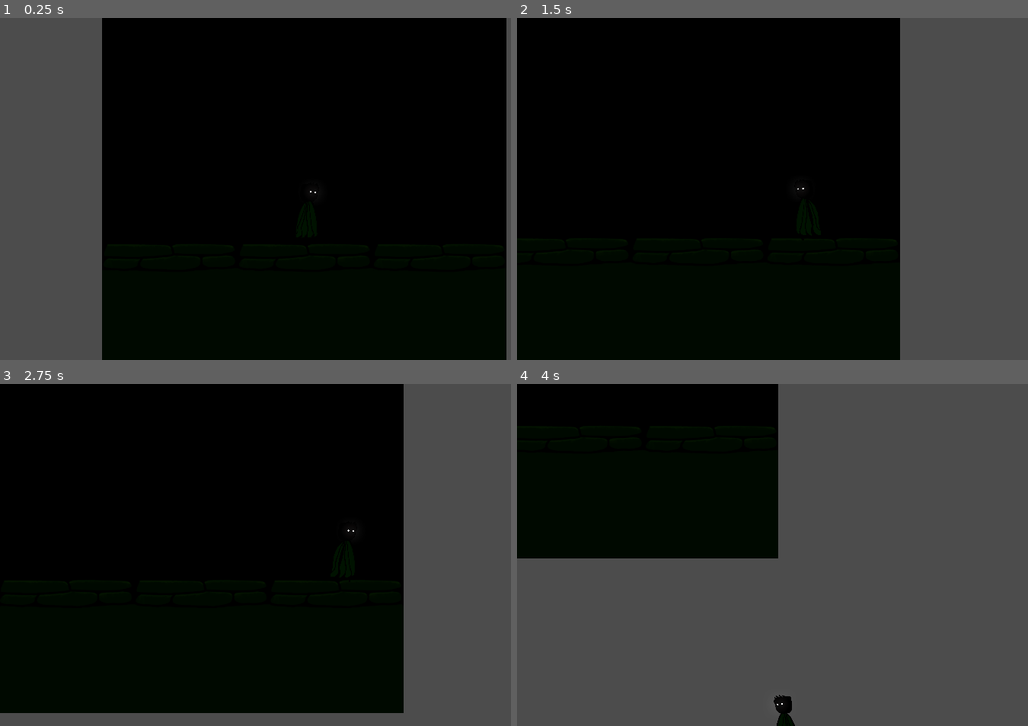
Above: before the commit, frames 1-4 (two rows, left to right).
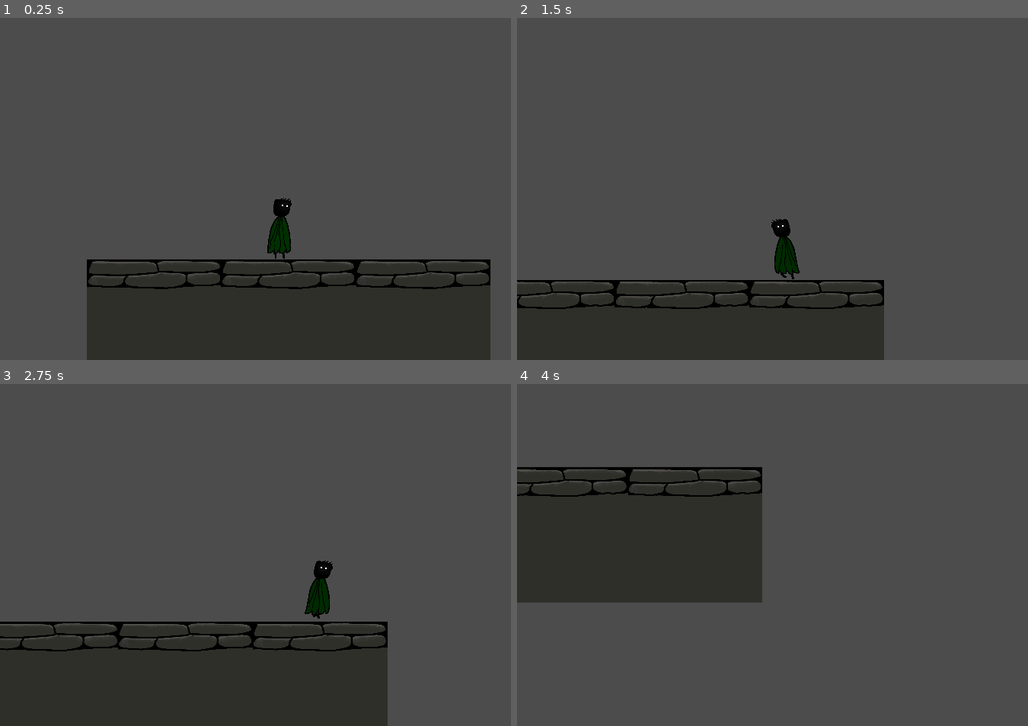
Above: after the commit, the same moments.

Repository: DimensionSquared/Game
Game: Godot game, scene res://Scenes/game.tscn
The game is run twice, just before and just after one commit, with the same random seed, the same clock (stepped at 60 frames per second) and the same inputs.
Inputs:
- Up to frame 1 (0.25 s): no input
- Up to frame 2 (1.5 s): hold Right (Move_right) 0.53-1.28 s; tap Space (Jump) at 0.77 s; hold Left (Move_left) from 1.28 s (still down)
- Up to frame 3 (2.75 s): tap Space (Jump) at 1.52 s; release Left (Move_left) at 2.03 s; hold Right (Move_right) from 2.03 s (still down)
- Up to frame 4 (4 s): tap Space (Jump) at 3.02, 3.77 s; release Right (Move_right) at 3.53 s; hold Left (Move_left) from 3.53 s (still down)

The runs differ from the first frame. In frame 1, 78% of the frame differs, in the area x 16-100%, y 0-100%; in frame 2, 73%; in frame 3, 77%; in frame 4, 31%.

Commit message:
Improved character colouring, idle anim, implemented randomly blinking eyes to character (eyes are sepprate sprite to char so coded movment for them when character flips and still have to code movment for when character runs), overhauled running animation.

Diff:
--- /dev/null
+++ b/Scenes/EyeBlink.gd
@@ -0,0 +1,26 @@
+extends AnimatedSprite3D
+
+
+
+func _process(_delta):
+	if Input.is_action_just_pressed("Move_left"):
+		flip_h = true
+		if flip_h == true:
+			position.x = -4.2
+
+	if Input.is_action_just_pressed("Move_right"):
+		flip_h = false
+		if flip_h == false:
+			position.x = -2.8
+
+func _on_animation_looped() -> void:
+	var rand = randi_range(0, 5)
+	if rand == 3:
+		print("sucess")
+		self.play("Blink")
+
+
+
+func _on_animation_finished():
+	print("done")
+	self.play("NoBlink")
--- a/Scenes/game.tscn
+++ b/Scenes/game.tscn
@@ -1,8 +1,9 @@
-[gd_scene load_steps=5 format=3 uid="uid://rwrgrgogyffm"]
+[gd_scene load_steps=6 format=3 uid="uid://rwrgrgogyffm"]
 
 [ext_resource type="PackedScene" uid="uid://y7yahejeiy3j" path="res://Scenes/player.tscn" id="1_ebmjs"]
+[ext_resource type="Texture2D" uid="uid://bb5eudmnig2uu" path="res://assets/Scene Assets/Tilesets/Test tilesets/Brick1.png" id="2_3dryh"]
 [ext_resource type="Texture2D" uid="uid://b38g1ot7e55qs" path="res://assets/Scene Assets/Tilesets/Test tilesets/BasicBrickroadtiles.png" id="2_qxrlw"]
-[ext_resource type="Script" uid="uid://b7aqh4olxsno5" path="res://Scripts/PlayerCamControll.gd" id="3_wrm1d"]
+[ext_resource type="Script" uid="uid://b7aqh4olxsno5" path="res://scripts/PlayerCamControll.gd" id="3_wrm1d"]
 
 [sub_resource type="BoxShape3D" id="BoxShape3D_wrm1d"]
 size = Vector3(59.5449, 12.3462, 44.1948)
@@ -10,7 +11,20 @@
 [node name="Node3D" type="Node3D"]
 
 [node name="Sprite3D" type="Sprite3D" parent="."]
+visible = false
 texture = ExtResource("2_qxrlw")
+
+[node name="Sprite3D2" type="Sprite3D" parent="."]
+transform = Transform3D(1, 0, 0, 0, 1, 0, 0, 0, 1, -2.31477, -20.405, 0.105831)
+texture = ExtResource("2_3dryh")
+
+[node name="Sprite3D3" type="Sprite3D" parent="."]
+transform = Transform3D(1, 0, 0, 0, 1, 0, 0, 0, 1, 17.6329, -20.405, 0.105831)
+texture = ExtResource("2_3dryh")
+
+[node name="Sprite3D4" type="Sprite3D" parent="."]
+transform = Transform3D(1, 0, 0, 0, 1, 0, 0, 0, 1, -22.1987, -20.405, 0.105831)
+texture = ExtResource("2_3dryh")
 
 [node name="StaticBody3D" type="StaticBody3D" parent="."]
 
--- a/Scenes/player.tscn
+++ b/Scenes/player.tscn
@@ -1,85 +1,153 @@
-[gd_scene load_steps=21 format=3 uid="uid://y7yahejeiy3j"]
-
-[ext_resource type="Script" uid="uid://c64ppj3qwbgig" path="res://Scripts/player.gd" id="1_cvnsp"]
-[ext_resource type="Texture2D" uid="uid://bttpl6upflpq3" path="res://assets/Characters/MainCharacter/Animations/Spritesheetidle1.png" id="1_v0iea"]
-[ext_resource type="Texture2D" uid="uid://1v4qrk0n2tbf" path="res://assets/Characters/MainCharacter/Animations/TestRunfinal.png" id="2_vgqql"]
-[ext_resource type="Script" uid="uid://dcdlvwrscb8vy" path="res://Scripts/CharacterSprite.gd" id="4_vgqql"]
+[gd_scene load_steps=82 format=3 uid="uid://y7yahejeiy3j"]
+
+[ext_resource type="Script" uid="uid://c64ppj3qwbgig" path="res://scripts/player.gd" id="1_cvnsp"]
+[ext_resource type="Texture2D" uid="uid://bdauwly0cvyxc" path="res://assets/Characters/MainCharacter/Animations/RunVer/FinalV2.png" id="2_8erm5"]
+[ext_resource type="Texture2D" uid="uid://dewymgxh0dgqh" path="res://assets/Characters/MainCharacter/Animations/Idle ver/CharidleFinal.png" id="3_f1ek2"]
+[ext_resource type="Script" uid="uid://dcdlvwrscb8vy" path="res://scripts/CharacterSprite.gd" id="4_vgqql"]
+[ext_resource type="Texture2D" uid="uid://yhs5kw18ss5h" path="res://assets/Characters/MainCharacter/Animations/Eye-BlinkVer/FixedBlink.png" id="5_x3wgy"]
+[ext_resource type="Script" uid="uid://bg8aacj1ekxq4" path="res://Scenes/EyeBlink.gd" id="6_3smsa"]
+[ext_resource type="Texture2D" uid="uid://dtkplqtlf4inx" path="res://assets/Characters/MainCharacter/Animations/Eye-BlinkVer/Eye-blinkFinished.png" id="6_f1ek2"]
+[ext_resource type="Texture2D" uid="uid://d3ljyh7aon3aa" path="res://assets/Characters/MainCharacter/Animations/Eye-BlinkVer/Eye-IdleFinal.png" id="8_tx1dd"]
 
 [sub_resource type="BoxShape3D" id="BoxShape3D_v0iea"]
 size = Vector3(1.19324, 9.18967, 0.962402)
 
-[sub_resource type="AtlasTexture" id="AtlasTexture_fkybt"]
-atlas = ExtResource("2_vgqql")
+[sub_resource type="AtlasTexture" id="AtlasTexture_f1ek2"]
+atlas = ExtResource("2_8erm5")
+region = Rect2(2000, 0, 2000, 2000)
+
+[sub_resource type="AtlasTexture" id="AtlasTexture_tx1dd"]
+atlas = ExtResource("2_8erm5")
+region = Rect2(0, 2000, 2000, 2000)
+
+[sub_resource type="AtlasTexture" id="AtlasTexture_gymyn"]
+atlas = ExtResource("2_8erm5")
+region = Rect2(2000, 2000, 2000, 2000)
+
+[sub_resource type="AtlasTexture" id="AtlasTexture_pu2lt"]
+atlas = ExtResource("2_8erm5")
+region = Rect2(0, 4000, 2000, 2000)
+
+[sub_resource type="AtlasTexture" id="AtlasTexture_ukyrk"]
+atlas = ExtResource("2_8erm5")
+region = Rect2(2000, 4000, 2000, 2000)
+
+[sub_resource type="AtlasTexture" id="AtlasTexture_7dp3o"]
+atlas = ExtResource("2_8erm5")
+region = Rect2(0, 6000, 2000, 2000)
+
+[sub_resource type="AtlasTexture" id="AtlasTexture_n1x1j"]
+atlas = ExtResource("2_8erm5")
+region = Rect2(2000, 6000, 2000, 2000)
+
+[sub_resource type="AtlasTexture" id="AtlasTexture_c8b32"]
+atlas = ExtResource("2_8erm5")
+region = Rect2(0, 8000, 2000, 2000)
+
+[sub_resource type="AtlasTexture" id="AtlasTexture_nj1g2"]
+atlas = ExtResource("2_8erm5")
+region = Rect2(2000, 8000, 2000, 2000)
+
+[sub_resource type="AtlasTexture" id="AtlasTexture_usbl8"]
+atlas = ExtResource("2_8erm5")
+region = Rect2(0, 10000, 2000, 2000)
+
+[sub_resource type="AtlasTexture" id="AtlasTexture_dtg1u"]
+atlas = ExtResource("2_8erm5")
+region = Rect2(2000, 10000, 2000, 2000)
+
+[sub_resource type="AtlasTexture" id="AtlasTexture_nuaet"]
+atlas = ExtResource("2_8erm5")
+region = Rect2(0, 12000, 2000, 2000)
+
+[sub_resource type="AtlasTexture" id="AtlasTexture_bqbau"]
+atlas = ExtResource("2_8erm5")
 region = Rect2(0, 0, 2000, 2000)
 
-[sub_resource type="AtlasTexture" id="AtlasTexture_x3wgy"]
-atlas = ExtResource("2_vgqql")
+[sub_resource type="AtlasTexture" id="AtlasTexture_f5f5t"]
+atlas = ExtResource("2_8erm5")
 region = Rect2(2000, 0, 2000, 2000)
 
-[sub_resource type="AtlasTexture" id="AtlasTexture_3smsa"]
-atlas = ExtResource("2_vgqql")
+[sub_resource type="AtlasTexture" id="AtlasTexture_qvbpb"]
+atlas = ExtResource("2_8erm5")
 region = Rect2(0, 2000, 2000, 2000)
 
-[sub_resource type="AtlasTexture" id="AtlasTexture_8erm5"]
-atlas = ExtResource("2_vgqql")
+[sub_resource type="AtlasTexture" id="AtlasTexture_sscpr"]
+atlas = ExtResource("2_8erm5")
 region = Rect2(2000, 2000, 2000, 2000)
 
-[sub_resource type="AtlasTexture" id="AtlasTexture_f1ek2"]
-atlas = ExtResource("2_vgqql")
+[sub_resource type="AtlasTexture" id="AtlasTexture_by7i4"]
+atlas = ExtResource("2_8erm5")
 region = Rect2(0, 4000, 2000, 2000)
 
-[sub_resource type="AtlasTexture" id="AtlasTexture_tx1dd"]
-atlas = ExtResource("2_vgqql")
+[sub_resource type="AtlasTexture" id="AtlasTexture_3uvy8"]
+atlas = ExtResource("2_8erm5")
 region = Rect2(2000, 4000, 2000, 2000)
 
-[sub_resource type="AtlasTexture" id="AtlasTexture_gymyn"]
-atlas = ExtResource("2_vgqql")
+[sub_resource type="AtlasTexture" id="AtlasTexture_ss172"]
+atlas = ExtResource("2_8erm5")
 region = Rect2(0, 6000, 2000, 2000)
 
-[sub_resource type="AtlasTexture" id="AtlasTexture_pu2lt"]
-atlas = ExtResource("2_vgqql")
+[sub_resource type="AtlasTexture" id="AtlasTexture_jmelf"]
+atlas = ExtResource("2_8erm5")
 region = Rect2(2000, 6000, 2000, 2000)
 
-[sub_resource type="AtlasTexture" id="AtlasTexture_ukyrk"]
-atlas = ExtResource("2_vgqql")
+[sub_resource type="AtlasTexture" id="AtlasTexture_bjdqd"]
+atlas = ExtResource("2_8erm5")
 region = Rect2(0, 8000, 2000, 2000)
 
-[sub_resource type="AtlasTexture" id="AtlasTexture_7dp3o"]
-atlas = ExtResource("2_vgqql")
+[sub_resource type="AtlasTexture" id="AtlasTexture_feq18"]
+atlas = ExtResource("2_8erm5")
 region = Rect2(2000, 8000, 2000, 2000)
 
-[sub_resource type="AtlasTexture" id="AtlasTexture_v0iea"]
-atlas = ExtResource("1_v0iea")
+[sub_resource type="AtlasTexture" id="AtlasTexture_wcnj3"]
+atlas = ExtResource("2_8erm5")
+region = Rect2(0, 10000, 2000, 2000)
+
+[sub_resource type="AtlasTexture" id="AtlasTexture_jsob3"]
+atlas = ExtResource("2_8erm5")
+region = Rect2(2000, 10000, 2000, 2000)
+
+[sub_resource type="AtlasTexture" id="AtlasTexture_pg0gw"]
+atlas = ExtResource("2_8erm5")
+region = Rect2(0, 12000, 2000, 2000)
+
+[sub_resource type="AtlasTexture" id="AtlasTexture_yh6i2"]
+atlas = ExtResource("3_f1ek2")
 region = Rect2(0, 0, 2000, 2000)
 
-[sub_resource type="AtlasTexture" id="AtlasTexture_cvnsp"]
-atlas = ExtResource("1_v0iea")
+[sub_resource type="AtlasTexture" id="AtlasTexture_nv4vc"]
+atlas = ExtResource("3_f1ek2")
 region = Rect2(2000, 0, 2000, 2000)
 
-[sub_resource type="AtlasTexture" id="AtlasTexture_6t5aa"]
-atlas = ExtResource("1_v0iea")
+[sub_resource type="AtlasTexture" id="AtlasTexture_8gxox"]
+atlas = ExtResource("3_f1ek2")
 region = Rect2(0, 2000, 2000, 2000)
 
-[sub_resource type="AtlasTexture" id="AtlasTexture_vgqql"]
-atlas = ExtResource("1_v0iea")
+[sub_resource type="AtlasTexture" id="AtlasTexture_11gg7"]
+atlas = ExtResource("3_f1ek2")
 region = Rect2(2000, 2000, 2000, 2000)
+
+[sub_resource type="AtlasTexture" id="AtlasTexture_qpa8y"]
+atlas = ExtResource("3_f1ek2")
+region = Rect2(0, 4000, 2000, 2000)
+
+[sub_resource type="AtlasTexture" id="AtlasTexture_sbwqj"]
+atlas = ExtResource("3_f1ek2")
+region = Rect2(2000, 4000, 2000, 2000)
+
+[sub_resource type="AtlasTexture" id="AtlasTexture_xwi16"]
+atlas = ExtResource("3_f1ek2")
+region = Rect2(0, 6000, 2000, 2000)
+
+[sub_resource type="AtlasTexture" id="AtlasTexture_sweqm"]
+atlas = ExtResource("3_f1ek2")
+region = Rect2(2000, 6000, 2000, 2000)
 
 [sub_resource type="SpriteFrames" id="SpriteFrames_fkybt"]
 animations = [{
 "frames": [{
 "duration": 1.0,
-"texture": SubResource("AtlasTexture_fkybt")
-}, {
-"duration": 1.0,
-"texture": SubResource("AtlasTexture_x3wgy")
-}, {
-"duration": 1.0,
-"texture": SubResource("AtlasTexture_3smsa")
-}, {
-"duration": 1.0,
-"texture": SubResource("AtlasTexture_8erm5")
-}, {
-"duration": 1.0,
 "texture": SubResource("AtlasTexture_f1ek2")
 }, {
 "duration": 1.0,
@@ -96,40 +164,403 @@
 }, {
 "duration": 1.0,
 "texture": SubResource("AtlasTexture_7dp3o")
+}, {
+"duration": 1.0,
+"texture": SubResource("AtlasTexture_n1x1j")
+}, {
+"duration": 1.0,
+"texture": SubResource("AtlasTexture_c8b32")
+}, {
+"duration": 1.0,
+"texture": SubResource("AtlasTexture_nj1g2")
+}, {
+"duration": 1.0,
+"texture": SubResource("AtlasTexture_usbl8")
+}, {
+"duration": 1.0,
+"texture": SubResource("AtlasTexture_dtg1u")
+}, {
+"duration": 1.0,
+"texture": SubResource("AtlasTexture_nuaet")
 }],
 "loop": true,
 "name": &"Run",
-"speed": 15.0
+"speed": 12.0
 }, {
 "frames": [{
 "duration": 1.0,
-"texture": SubResource("AtlasTexture_v0iea")
-}, {
-"duration": 1.0,
-"texture": SubResource("AtlasTexture_cvnsp")
-}, {
-"duration": 1.0,
-"texture": SubResource("AtlasTexture_6t5aa")
-}, {
-"duration": 1.0,
-"texture": SubResource("AtlasTexture_vgqql")
+"texture": SubResource("AtlasTexture_bqbau")
+}, {
+"duration": 1.0,
+"texture": SubResource("AtlasTexture_f5f5t")
+}, {
+"duration": 1.0,
+"texture": SubResource("AtlasTexture_qvbpb")
+}, {
+"duration": 1.0,
+"texture": SubResource("AtlasTexture_sscpr")
+}, {
+"duration": 1.0,
+"texture": SubResource("AtlasTexture_by7i4")
+}, {
+"duration": 1.0,
+"texture": SubResource("AtlasTexture_3uvy8")
+}, {
+"duration": 1.0,
+"texture": SubResource("AtlasTexture_ss172")
+}, {
+"duration": 1.0,
+"texture": SubResource("AtlasTexture_jmelf")
+}, {
+"duration": 1.0,
+"texture": SubResource("AtlasTexture_bjdqd")
+}, {
+"duration": 1.0,
+"texture": SubResource("AtlasTexture_feq18")
+}, {
+"duration": 1.0,
+"texture": SubResource("AtlasTexture_wcnj3")
+}, {
+"duration": 1.0,
+"texture": SubResource("AtlasTexture_jsob3")
+}, {
+"duration": 1.0,
+"texture": SubResource("AtlasTexture_pg0gw")
+}],
+"loop": true,
+"name": &"Run-Start",
+"speed": 13.0
+}, {
+"frames": [{
+"duration": 1.0,
+"texture": SubResource("AtlasTexture_yh6i2")
+}, {
+"duration": 1.0,
+"texture": SubResource("AtlasTexture_nv4vc")
+}, {
+"duration": 1.0,
+"texture": SubResource("AtlasTexture_8gxox")
+}, {
+"duration": 1.0,
+"texture": SubResource("AtlasTexture_11gg7")
+}, {
+"duration": 1.0,
+"texture": SubResource("AtlasTexture_qpa8y")
+}, {
+"duration": 1.0,
+"texture": SubResource("AtlasTexture_sbwqj")
+}, {
+"duration": 1.0,
+"texture": SubResource("AtlasTexture_xwi16")
+}, {
+"duration": 1.0,
+"texture": SubResource("AtlasTexture_sweqm")
 }],
 "loop": true,
 "name": &"default",
 "speed": 5.0
 }]
 
+[sub_resource type="AtlasTexture" id="AtlasTexture_y6uwr"]
+atlas = ExtResource("6_f1ek2")
+region = Rect2(0, 0, 400, 400)
+
+[sub_resource type="AtlasTexture" id="AtlasTexture_83xs0"]
+atlas = ExtResource("6_f1ek2")
+region = Rect2(400, 0, 400, 400)
+
+[sub_resource type="AtlasTexture" id="AtlasTexture_ypfnu"]
+atlas = ExtResource("6_f1ek2")
+region = Rect2(0, 400, 400, 400)
+
+[sub_resource type="AtlasTexture" id="AtlasTexture_xuaoq"]
+atlas = ExtResource("6_f1ek2")
+region = Rect2(400, 400, 400, 400)
+
+[sub_resource type="AtlasTexture" id="AtlasTexture_wohnl"]
+atlas = ExtResource("6_f1ek2")
+region = Rect2(0, 800, 400, 400)
+
+[sub_resource type="AtlasTexture" id="AtlasTexture_36dho"]
+atlas = ExtResource("6_f1ek2")
+region = Rect2(400, 800, 400, 400)
+
+[sub_resource type="AtlasTexture" id="AtlasTexture_ph33w"]
+atlas = ExtResource("6_f1ek2")
+region = Rect2(0, 1200, 400, 400)
+
+[sub_resource type="AtlasTexture" id="AtlasTexture_7ldla"]
+atlas = ExtResource("6_f1ek2")
+region = Rect2(400, 1200, 400, 400)
+
+[sub_resource type="AtlasTexture" id="AtlasTexture_r7t2e"]
+atlas = ExtResource("6_f1ek2")
+region = Rect2(0, 1600, 400, 400)
+
+[sub_resource type="AtlasTexture" id="AtlasTexture_nmr2m"]
+atlas = ExtResource("6_f1ek2")
+region = Rect2(400, 1600, 400, 400)
+
+[sub_resource type="AtlasTexture" id="AtlasTexture_ax3m3"]
+atlas = ExtResource("6_f1ek2")
+region = Rect2(0, 2000, 400, 400)
+
+[sub_resource type="AtlasTexture" id="AtlasTexture_3vlem"]
+atlas = ExtResource("6_f1ek2")
+region = Rect2(400, 2000, 400, 400)
+
+[sub_resource type="AtlasTexture" id="AtlasTexture_8eeqe"]
+atlas = ExtResource("6_f1ek2")
+region = Rect2(0, 2400, 400, 400)
+
+[sub_resource type="AtlasTexture" id="AtlasTexture_5x828"]
+atlas = ExtResource("6_f1ek2")
+region = Rect2(400, 2400, 400, 400)
+
+[sub_resource type="AtlasTexture" id="AtlasTexture_c1k8q"]
+atlas = ExtResource("6_f1ek2")
+region = Rect2(0, 2800, 400, 400)
+
+[sub_resource type="AtlasTexture" id="AtlasTexture_e6mvm"]
+atlas = ExtResource("6_f1ek2")
+region = Rect2(400, 2800, 400, 400)
+
+[sub_resource type="AtlasTexture" id="AtlasTexture_h4iuc"]
+atlas = ExtResource("5_x3wgy")
+region = Rect2(0, 0, 400, 400)
+
+[sub_resource type="AtlasTexture" id="AtlasTexture_fd4e3"]
+atlas = ExtResource("5_x3wgy")
+region = Rect2(400, 0, 400, 400)
+
+[sub_resource type="AtlasTexture" id="AtlasTexture_qqcod"]
+atlas = ExtResource("5_x3wgy")
+region = Rect2(0, 400, 400, 400)
+
+[sub_resource type="AtlasTexture" id="AtlasTexture_igrcy"]
+atlas = ExtResource("5_x3wgy")
+region = Rect2(400, 400, 400, 400)
+
+[sub_resource type="AtlasTexture" id="AtlasTexture_fs7ks"]
+atlas = ExtResource("5_x3wgy")
+region = Rect2(0, 800, 400, 400)
+
+[sub_resource type="AtlasTexture" id="AtlasTexture_l6n3p"]
+atlas = ExtResource("5_x3wgy")
+region = Rect2(400, 800, 400, 400)
+
+[sub_resource type="AtlasTexture" id="AtlasTexture_olqyp"]
+atlas = ExtResource("5_x3wgy")
+region = Rect2(0, 1200, 400, 400)
+
+[sub_resource type="AtlasTexture" id="AtlasTexture_wpjfl"]
+atlas = ExtResource("5_x3wgy")
+region = Rect2(400, 1200, 400, 400)
+
+[sub_resource type="AtlasTexture" id="AtlasTexture_bi64h"]
+atlas = ExtResource("5_x3wgy")
+region = Rect2(0, 1600, 400, 400)
+
+[sub_resource type="AtlasTexture" id="AtlasTexture_2ijsl"]
+atlas = ExtResource("5_x3wgy")
+region = Rect2(400, 1600, 400, 400)
+
+[sub_resource type="AtlasTexture" id="AtlasTexture_p1odr"]
+atlas = ExtResource("5_x3wgy")
+region = Rect2(0, 2000, 400, 400)
+
+[sub_resource type="AtlasTexture" id="AtlasTexture_0gysh"]
+atlas = ExtResource("5_x3wgy")
+region = Rect2(400, 2000, 400, 400)
+
+[sub_resource type="AtlasTexture" id="AtlasTexture_vfarp"]
+atlas = ExtResource("5_x3wgy")
+region = Rect2(0, 2400, 400, 400)
+
+[sub_resource type="AtlasTexture" id="AtlasTexture_57lvd"]
+atlas = ExtResource("8_tx1dd")
+region = Rect2(0, 0, 400, 400)
+
+[sub_resource type="AtlasTexture" id="AtlasTexture_ie7r7"]
+atlas = ExtResource("8_tx1dd")
+region = Rect2(400, 0, 400, 400)
+
+[sub_resource type="AtlasTexture" id="AtlasTexture_vq3lt"]
+atlas = ExtResource("8_tx1dd")
+region = Rect2(0, 400, 400, 400)
+
+[sub_resource type="AtlasTexture" id="AtlasTexture_pukcj"]
+atlas = ExtResource("8_tx1dd")
+region = Rect2(400, 400, 400, 400)
+
+[sub_resource type="AtlasTexture" id="AtlasTexture_1htnp"]
+atlas = ExtResource("8_tx1dd")
+region = Rect2(0, 800, 400, 400)
+
+[sub_resource type="AtlasTexture" id="AtlasTexture_m376e"]
+atlas = ExtResource("8_tx1dd")
+region = Rect2(400, 800, 400, 400)
+
+[sub_resource type="AtlasTexture" id="AtlasTexture_6b312"]
+atlas = ExtResource("8_tx1dd")
+region = Rect2(0, 1200, 400, 400)
+
+[sub_resource type="AtlasTexture" id="AtlasTexture_lisdf"]
+atlas = ExtResource("8_tx1dd")
+region = Rect2(400, 1200, 400, 400)
+
+[sub_resource type="SpriteFrames" id="SpriteFrames_nv4vc"]
+animations = [{
+"frames": [{
+"duration": 1.0,
+"texture": SubResource("AtlasTexture_y6uwr")
+}, {
+"duration": 1.0,
+"texture": SubResource("AtlasTexture_83xs0")
+}, {
+"duration": 1.0,
+"texture": SubResource("AtlasTexture_ypfnu")
+}, {
+"duration": 1.0,
+"texture": SubResource("AtlasTexture_xuaoq")
+}, {
+"duration": 1.0,
+"texture": SubResource("AtlasTexture_wohnl")
+}, {
+"duration": 1.0,
+"texture": SubResource("AtlasTexture_36dho")
+}, {
+"duration": 1.0,
+"texture": SubResource("AtlasTexture_ph33w")
+}, {
+"duration": 1.0,
+"texture": SubResource("AtlasTexture_7ldla")
+}, {
+"duration": 1.0,
+"texture": SubResource("AtlasTexture_r7t2e")
+}, {
+"duration": 1.0,
+"texture": SubResource("AtlasTexture_nmr2m")
+}, {
+"duration": 1.0,
+"texture": SubResource("AtlasTexture_ax3m3")
+}, {
+"duration": 1.0,
+"texture": SubResource("AtlasTexture_3vlem")
+}, {
+"duration": 1.0,
+"texture": SubResource("AtlasTexture_8eeqe")
+}, {
+"duration": 1.0,
+"texture": SubResource("AtlasTexture_5x828")
+}, {
+"duration": 1.0,
+"texture": SubResource("AtlasTexture_c1k8q")
+}, {
+"duration": 1.0,
+"texture": SubResource("AtlasTexture_e6mvm")
+}],
+"loop": false,
+"name": &"Blink",
+"speed": 5.0
+}, {
+"frames": [{
+"duration": 1.0,
+"texture": SubResource("AtlasTexture_h4iuc")
+}, {
+"duration": 1.0,
+"texture": SubResource("AtlasTexture_fd4e3")
+}, {
+"duration": 1.0,
+"texture": SubResource("AtlasTexture_qqcod")
+}, {
+"duration": 1.0,
+"texture": SubResource("AtlasTexture_igrcy")
+}, {
+"duration": 1.0,
+"texture": SubResource("AtlasTexture_fs7ks")
+}, {
+"duration": 1.0,
+"texture": SubResource("AtlasTexture_l6n3p")
+}, {
+"duration": 1.0,
+"texture": SubResource("AtlasTexture_olqyp")
+}, {
+"duration": 1.0,
+"texture": SubResource("AtlasTexture_wpjfl")
+}, {
+"duration": 1.0,
+"texture": SubResource("AtlasTexture_bi64h")
+}, {
+"duration": 1.0,
+"texture": SubResource("AtlasTexture_2ijsl")
+}, {
+"duration": 1.0,
+"texture": SubResource("AtlasTexture_p1odr")
+}, {
+"duration": 1.0,
+"texture": SubResource("AtlasTexture_0gysh")
+}, {
+"duration": 1.0,
+"texture": SubResource("AtlasTexture_vfarp")
+}],
+"loop": false,
+"name": &"Blink_2",
+"speed": 10.0
+}, {
+"frames": [{
+"duration": 1.0,
+"texture": SubResource("AtlasTexture_57lvd")
+}, {
+"duration": 1.0,
+"texture": SubResource("AtlasTexture_ie7r7")
+}, {
+"duration": 1.0,
+"texture": SubResource("AtlasTexture_vq3lt")
+}, {
+"duration": 1.0,
+"texture": SubResource("AtlasTexture_pukcj")
+}, {
+"duration": 1.0,
+"texture": SubResource("AtlasTexture_1htnp")
+}, {
+"duration": 1.0,
+"texture": SubResource("AtlasTexture_m376e")
+}, {
+"duration": 1.0,
+"texture": SubResource("AtlasTexture_6b312")
+}, {
+"duration": 1.0,
+"texture": SubResource("AtlasTexture_lisdf")
+}],
+"loop": true,
+"name": &"NoBlink",
+"speed": 5.0
+}]
+
 [node name="Player" type="CharacterBody3D"]
 script = ExtResource("1_cvnsp")
 
 [node name="CollisionShape3D" type="CollisionShape3D" parent="."]
-transform = Transform3D(3.16714, 0, 0, 0, 1, 0, 0, 0, 1, 0.306005, 1.09315, 0.0187988)
+transform = Transform3D(3.16714, 0, 0, 0, 1, 0, 0, 0, 1, -3.64155, -4.94826, 0.0187988)
 shape = SubResource("BoxShape3D_v0iea")
 
 [node name="AnimatedSprite3D" type="AnimatedSprite3D" parent="."]
-transform = Transform3D(1, 0, 0, 0, 1, 0, 0, 0, 1, 0, 1.17355, 0)
+transform = Transform3D(1, 0, 0, 0, 1, 0, 0, 0, 1, -3.50622, 0.459063, 0.113683)
 sprite_frames = SubResource("SpriteFrames_fkybt")
-animation = &"Run"
+animation = &"Run-Start"
 autoplay = "default"
-frame_progress = 0.546868
+frame = 12
 script = ExtResource("4_vgqql")
+
+[node name="Eyeanim" type="AnimatedSprite3D" parent="."]
+transform = Transform3D(1, 0, 0, 0, 1, 0, 0, 0, 1, -2.91079, -1.75591, 0.225473)
+sprite_frames = SubResource("SpriteFrames_nv4vc")
+animation = &"NoBlink"
+autoplay = "NoBlink"
+frame_progress = 0.0770213
+script = ExtResource("6_3smsa")
+
+[connection signal="animation_finished" from="AnimatedSprite3D" to="." method="_on_animated_sprite_3d_animation_finished"]
+[connection signal="animation_finished" from="Eyeanim" to="Eyeanim" method="_on_animation_finished"]
+[connection signal="animation_looped" from="Eyeanim" to="Eyeanim" method="_on_animation_looped"]
--- a/Scripts/player.gd
+++ b/Scripts/player.gd
@@ -23,15 +23,16 @@
 	velocity.x = direction * SPEED
 
 	if is_on_floor() and Input.is_action_pressed("Move_left") or Input.is_action_pressed("Move_right"):
-		$AnimatedSprite3D.play("Run")
-
+		$AnimatedSprite3D.play("Run-Start")
 
 	else:
 		$AnimatedSprite3D.play("default")
-
-
-
-	#making sure z dosent change to lock into 2d
+			#making sure z dosent change to lock into 2d
 	velocity.z = 0
 
 	move_and_slide()
+
+
+func _on_animated_sprite_3d_animation_finished():
+	$AnimatedSprite3D.play("Run")
+	print("Run")
Not shown, added: Scenes/EyeBlink.gd.uid
Binary file added: assets/Characters/MainCharacter/Animations/Eye-BlinkVer/Eye-Idle.png
Not shown, added: assets/Characters/MainCharacter/Animations/Eye-BlinkVer/Eye-Idle.png.import
Binary file added: assets/Characters/MainCharacter/Animations/Eye-BlinkVer/Eye-IdleFinal.png
Not shown, added: assets/Characters/MainCharacter/Animations/Eye-BlinkVer/Eye-IdleFinal.png.import
Binary file added: assets/Characters/MainCharacter/Animations/Eye-BlinkVer/Eye-blinkFinished.png
Not shown, changed: assets/Characters/MainCharacter/Animations/Eye-BlinkVer/Eye-blinkFinished.png.import
Binary file added: assets/Characters/MainCharacter/Animations/Eye-BlinkVer/Eye-blinkFixed.png
Not shown, added: assets/Characters/MainCharacter/Animations/Eye-BlinkVer/Eye-blinkFixed.png.import
Binary file added: assets/Characters/MainCharacter/Animations/Eye-BlinkVer/FixedBlink.png
Not shown, added: assets/Characters/MainCharacter/Animations/Eye-BlinkVer/FixedBlink.png.import
Binary file added: assets/Characters/MainCharacter/Animations/Idle ver/CharidleFinal.png
(and 27 more such lines)
